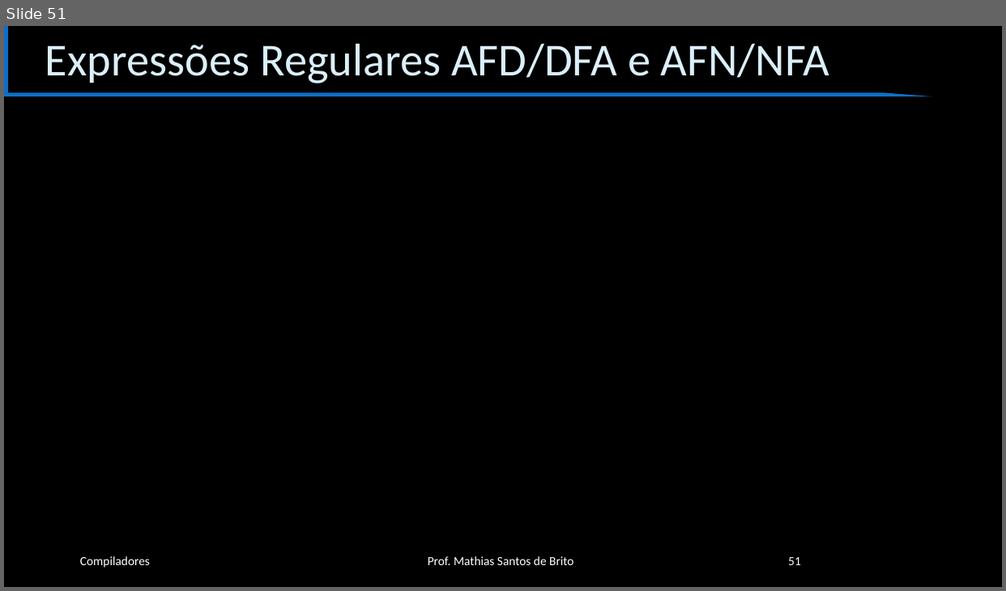
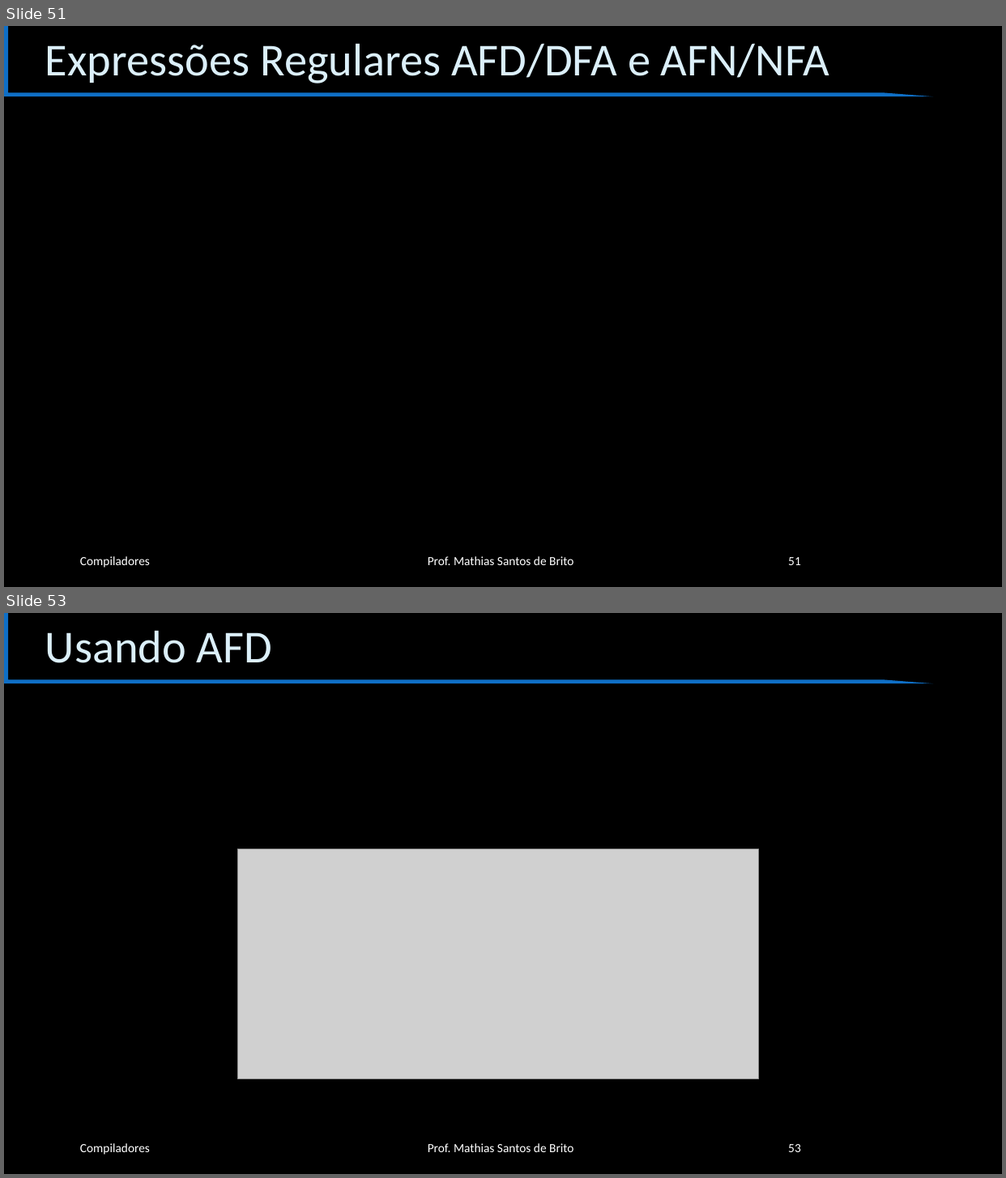
Before and after one commit to cet058-Org/2019.1, a slide deck: slides.pptx. Shown one above the other, each under a label of ours: slide 51 before the commit, slides 51 and 53 after it; the slides between them are not shown. The pictures are 1006x591 and 1006x1178 pixels, drawn with LibreOffice and Linux fonts; fonts in the diff are those of the drawing; grey boxes stand for pictures; background and template pictures are left out. Boxes give left, top, right and bottom in pixels: in the first picture for what was removed or moved away, otherwise in the second. Text is boxed around its words. In the diff, an @@ line names an element or a change of style, - is before the commit and + after.

```diff
--- a/slides.pptx
+++ b/slides.pptx
@@ slide 53 added at [4, 613, 1002, 1174], background #000000; not listed: 1 template element that a slide beside it also shows @@
@@ title added at [45, 630, 272, 663], 44 pt, text #DBEFF9 @@
+Usando AFD
@@ picture added at [237, 850, 759, 1080] @@
@@ text added at [80, 1144, 150, 1155], 12 pt, text #FFFFFF @@
+Compiladores
@@ text added at [428, 1144, 573, 1152], 12 pt, text #FFFFFF @@
+Prof. Mathias Santos de Brito
@@ page number added at [788, 1144, 801, 1152], 12 pt, text #FFFFFF @@
+53
```
Also in this commit, not shown: 2 other slides added.
